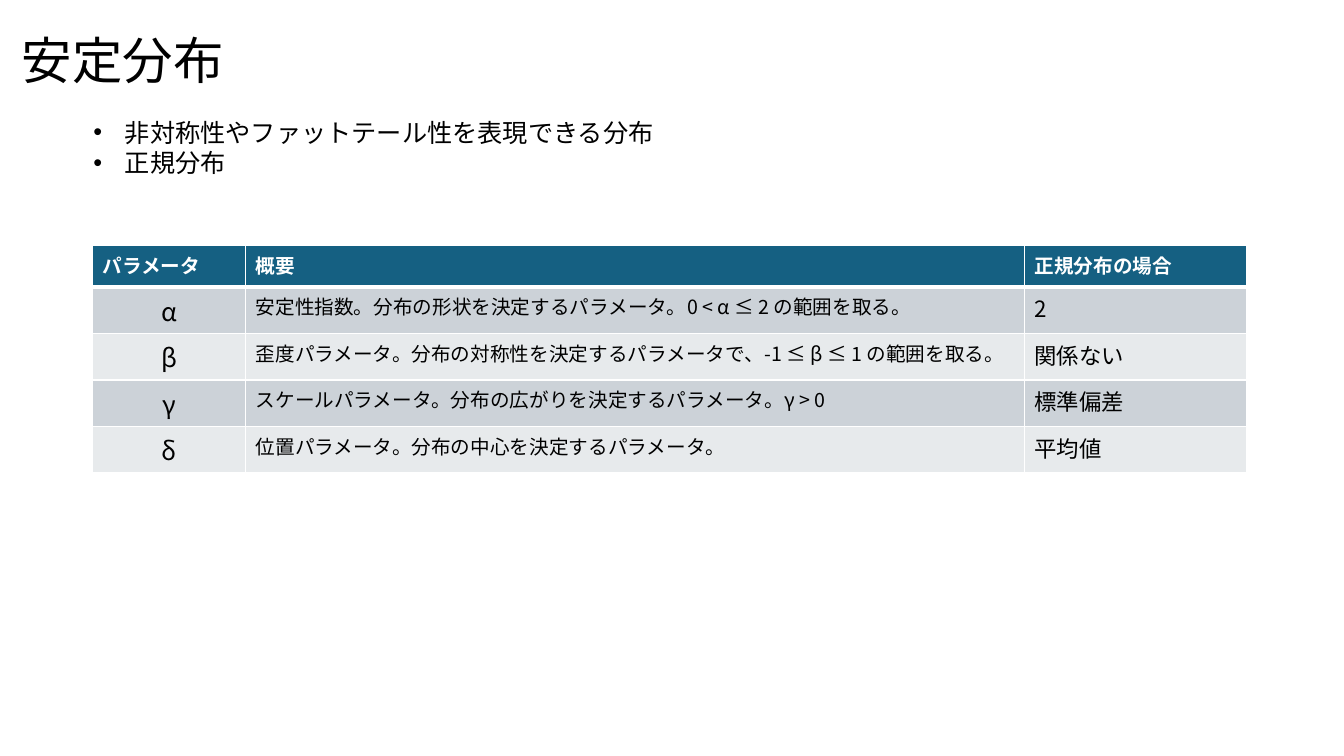
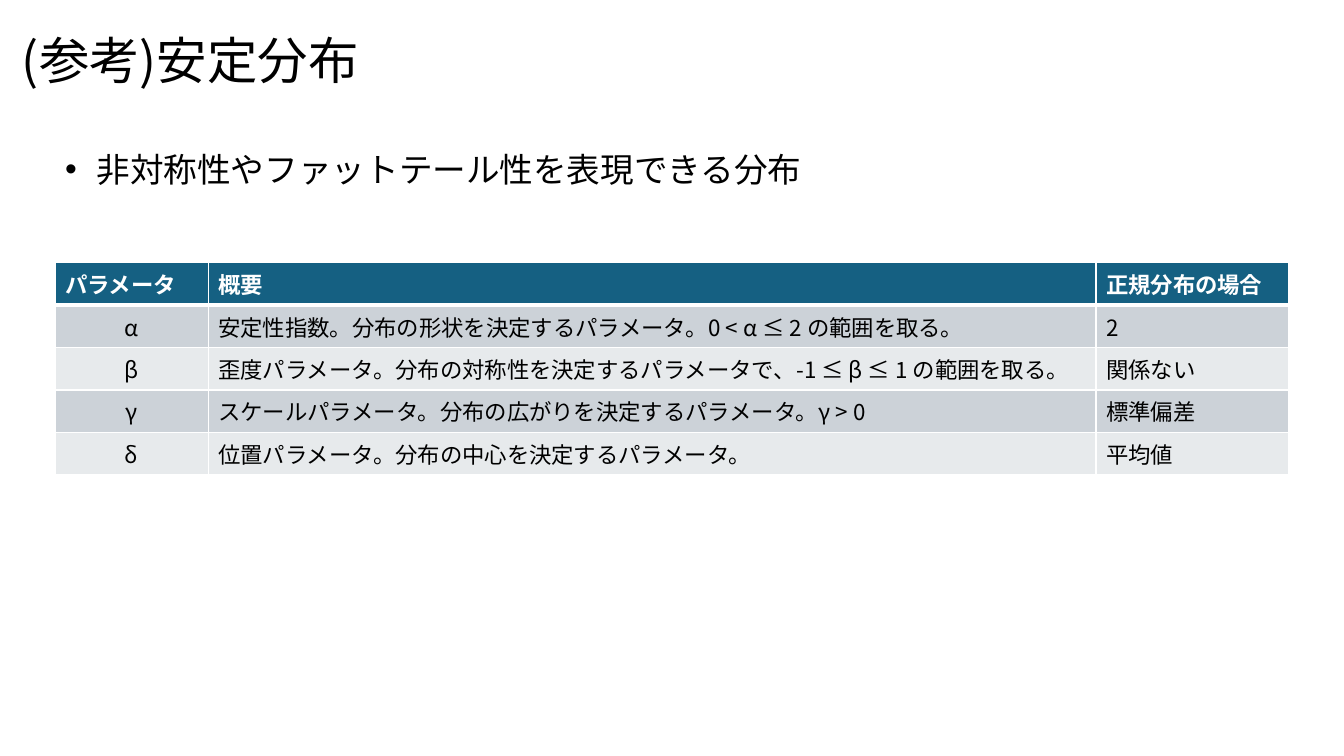
Before and after one commit to nakayasu720/report, a slide deck: slide 12 of 時系列データの生成.pptx (slide 11 before the commit). Drawn at 1344x756 pixels with LibreOffice and Linux fonts; fonts in the diff are those of the drawing. Boxes give left, top, right and bottom in pixels: in the first picture for what was removed or moved away, otherwise in the second. Text is boxed around its words. In the diff, an @@ line names an element or a change of style, - is before the commit and + after.

```diff
--- a/時系列データの生成.pptx
+++ b/時系列データの生成.pptx
@@ title at bbox=[22, 36, 358, 89]: text changed @@
-安定分布
+(参考)安定分布
@@ text "非対称性やファットテール性を表現できる分布": place and size @@
-text "非対称性やファットテール性を表現できる分布" at bbox=[125, 120, 654, 174]
+text "非対称性やファットテール性を表現できる分布" at bbox=[97, 153, 802, 185]
@@ text "非対称性やファットテール性を表現できる分布" at bbox=[97, 153, 802, 185]: size 18 to 24 pt @@
@@ text at bbox=[125, 151, 226, 174]: paragraph removed @@
-• 正規分布
@@ table at bbox=[54, 263, 1289, 469] @@
@@ size 14 to 16 pt in "パラメータ", "概要", "正規分布の場合", "安定性指数。分布の形状を決定するパラメータ。0 < α ≤ 2 の範囲を取る。" and 3 more places @@
@@ size 18 to 16 pt in "α", "β", "γ", "δ" @@
@@ table: place and size @@
-table at bbox=[93, 246, 1247, 465]
+table at bbox=[54, 263, 1289, 469]
```
Also in this commit, not shown: 17 other slides changed, 5 slides added, 3 slides removed.
